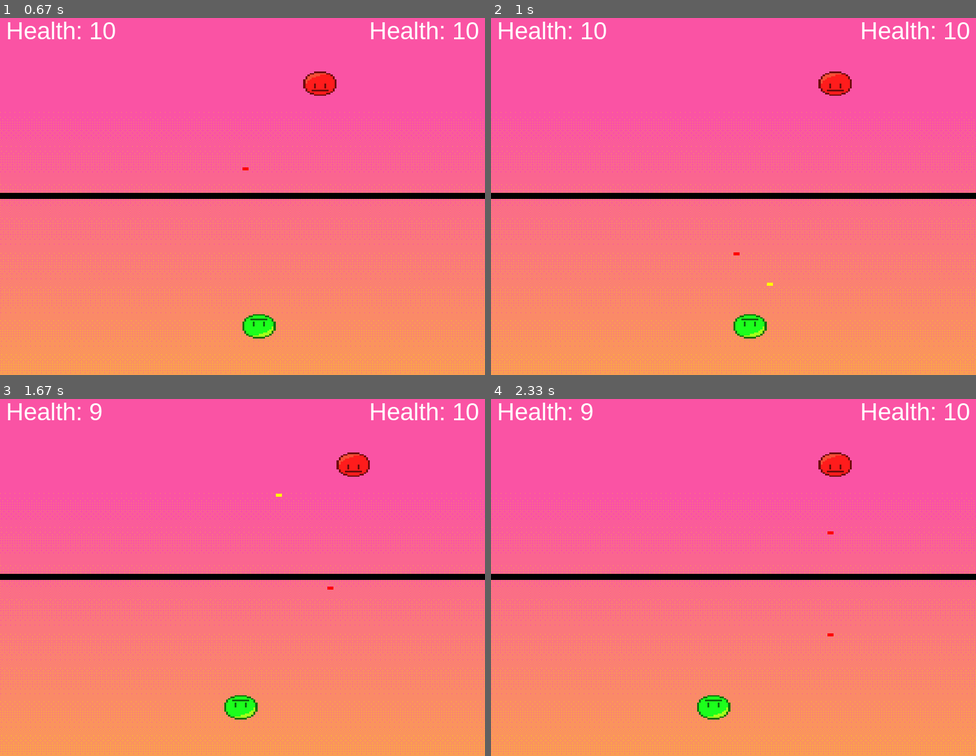
Above: before the commit, frames 1-4 (two rows, left to right).
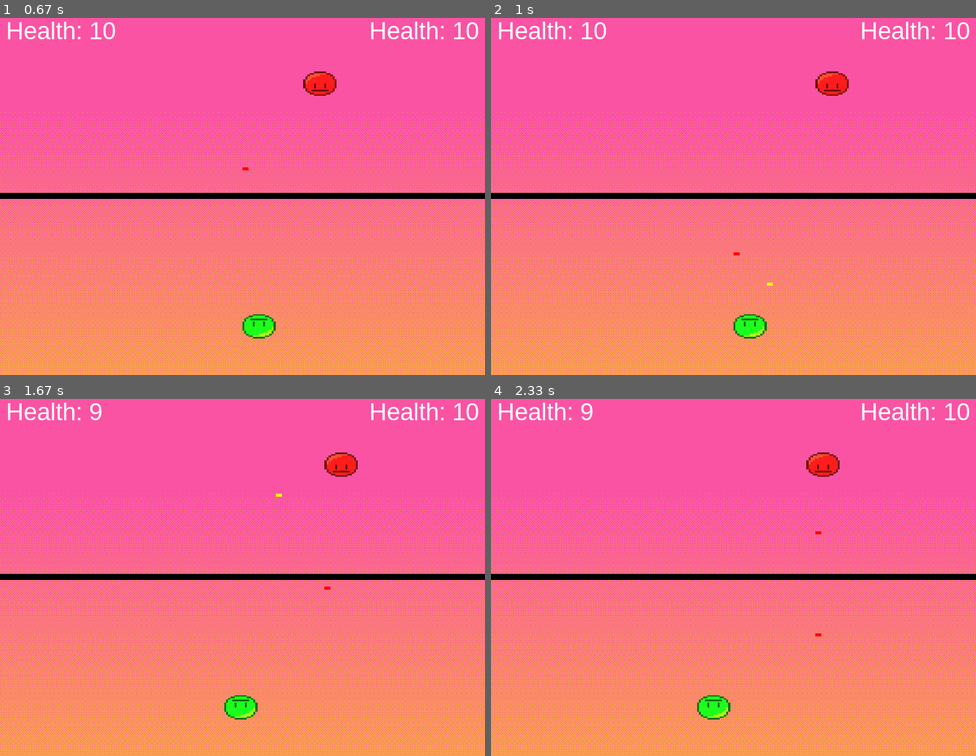
Above: after the commit, the same moments.

Repository: MB-KiddA/Pygame-editing
Game: pygame game, started from main.py
Two runs of this game, one before a commit and one after it. Both use one fixed random seed, a clock stepped at 60 frames per second and the inputs below.
Inputs:
- Up to frame 1 (0.67 s): hold 6 from 0.33 s (still down); hold Up from 0.33 s (still down)
- Up to frame 2 (1 s): release 6 at 0.8 s; release Up at 0.8 s; tap I at 0.83 s
- Up to frame 3 (1.67 s): hold Up 1.17-1.63 s; tap F at 1.23, 1.53 s; tap 6 at 1.32 s
- Up to frame 4 (2.33 s): hold Up 1.67-2.03 s; tap F at 1.73, 2.13 s; hold Up from 2.07 s (still down); tap 4 at 2.22 s

Frame 1 is identical in both runs. In frame 2, 0.2% of the frame differs, in the area x 66-75%, y 14-22%; in frame 3, 0.4%; in frame 4, 0.5%, in the area x 65-75%, y 14-67%.

Commit message:
Update main.py

Diff:
--- a/main.py
+++ b/main.py
@@ -80,7 +80,7 @@
 def red_handle_movement(keys_pressed, red):
     if keys_pressed[pygame.K_KP4] and red.x - VEL > 0:  # LEFT
         red.x -= VEL
-    if keys_pressed[pygame.K_KP6] and red.x + VEL < 740:  # RIGHT
+    if keys_pressed[pygame.K_KP6] and red.x + VEL < HEIGHT - 60:  # RIGHT
         red.x += VEL
     if keys_pressed[pygame.K_KP8] and red.y - VEL > 0:  # UP
         red.y -= VEL
@@ -94,7 +94,7 @@
         if red.colliderect(bullet):
             pygame.event.post(pygame.event.Event(RED_HIT))
             yellow_bullets.remove(bullet)
-        elif bullet.y > HEIGHT:
+        elif bullet.y < 0:
             yellow_bullets.remove(bullet)
 
     for bullet in red_bullets:
@@ -102,7 +102,7 @@
         if yellow.colliderect(bullet):
             pygame.event.post(pygame.event.Event(YELLOW_HIT))
             red_bullets.remove(bullet)
-        elif bullet.y < 0:
+        elif bullet.y > 800:
             red_bullets.remove(bullet)
 
 
@@ -157,10 +157,10 @@
 
         winner_text = ""
         if red_health <= 0:
-            winner_text = "Yellow Wins!"
+            winner_text = "WOOP WOOP YELLOW WINS!"
 
         if yellow_health <= 0:
-            winner_text = "Red Wins!"
+            winner_text = "WOOP WOOP RED WINS!"
 
         if winner_text != "":
             draw_winner(winner_text)
